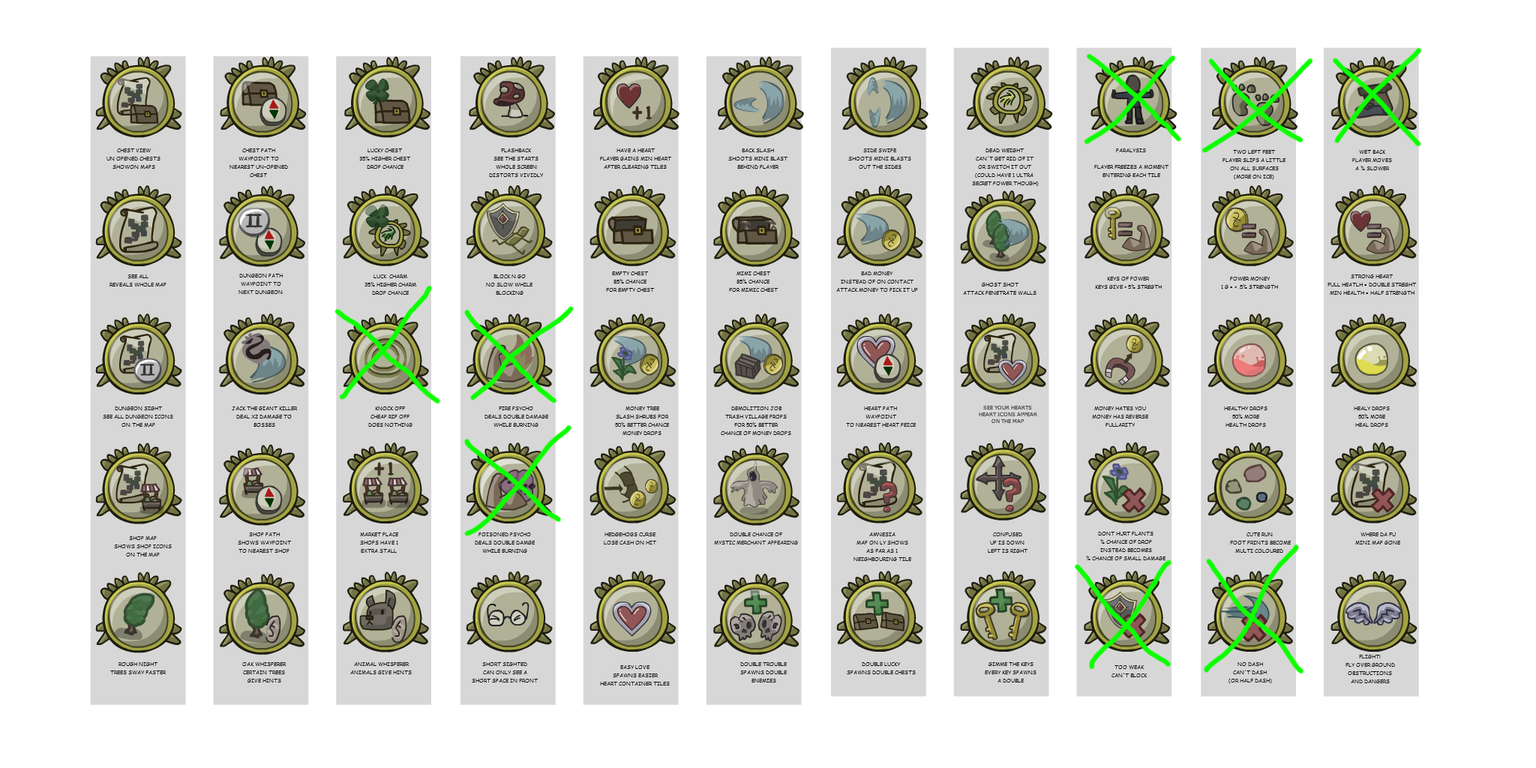
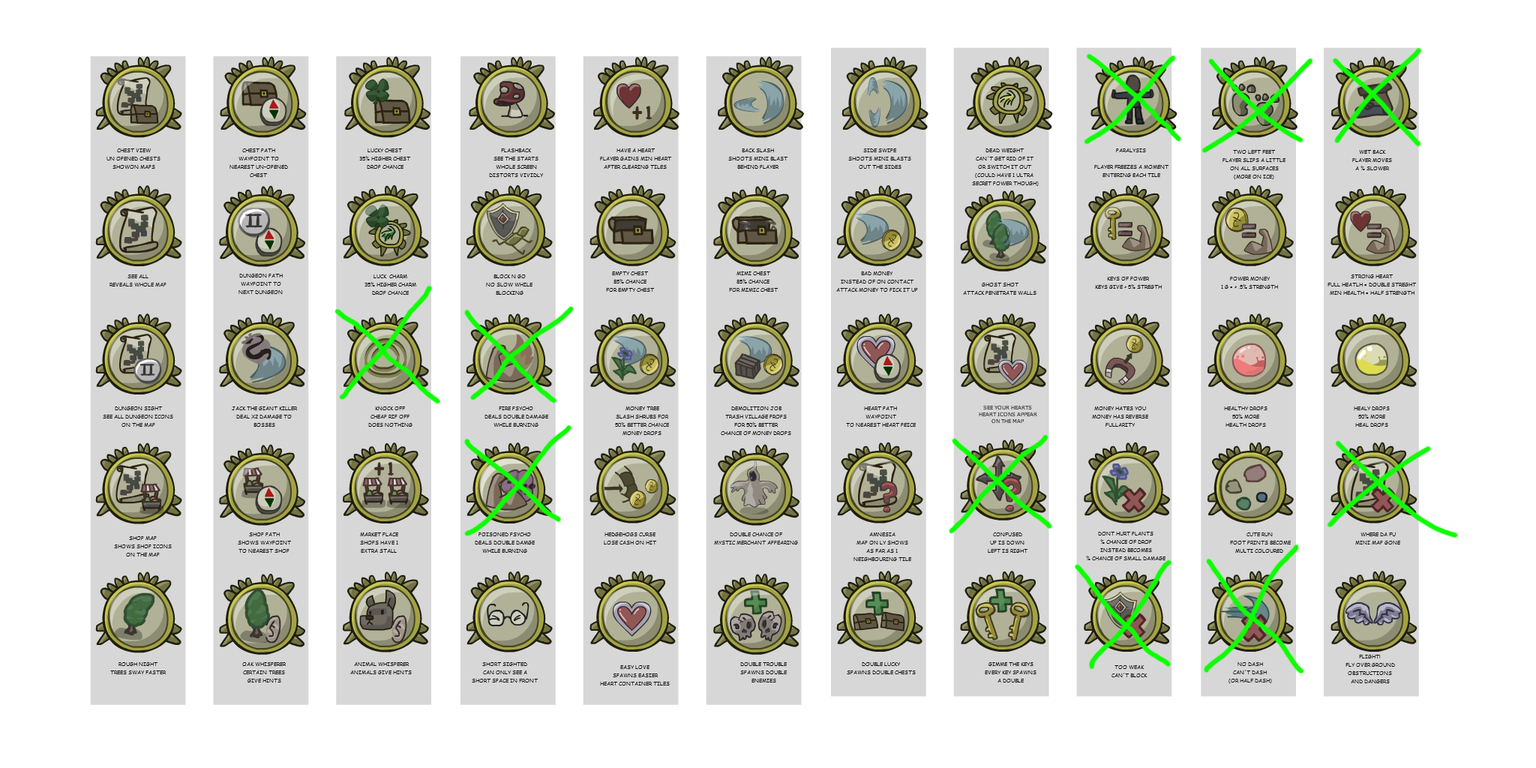
Layers edited between the first and the second (1536, 768) image:
painted on "Layer 1" over [left=947, top=434, right=1458, bottom=539]
